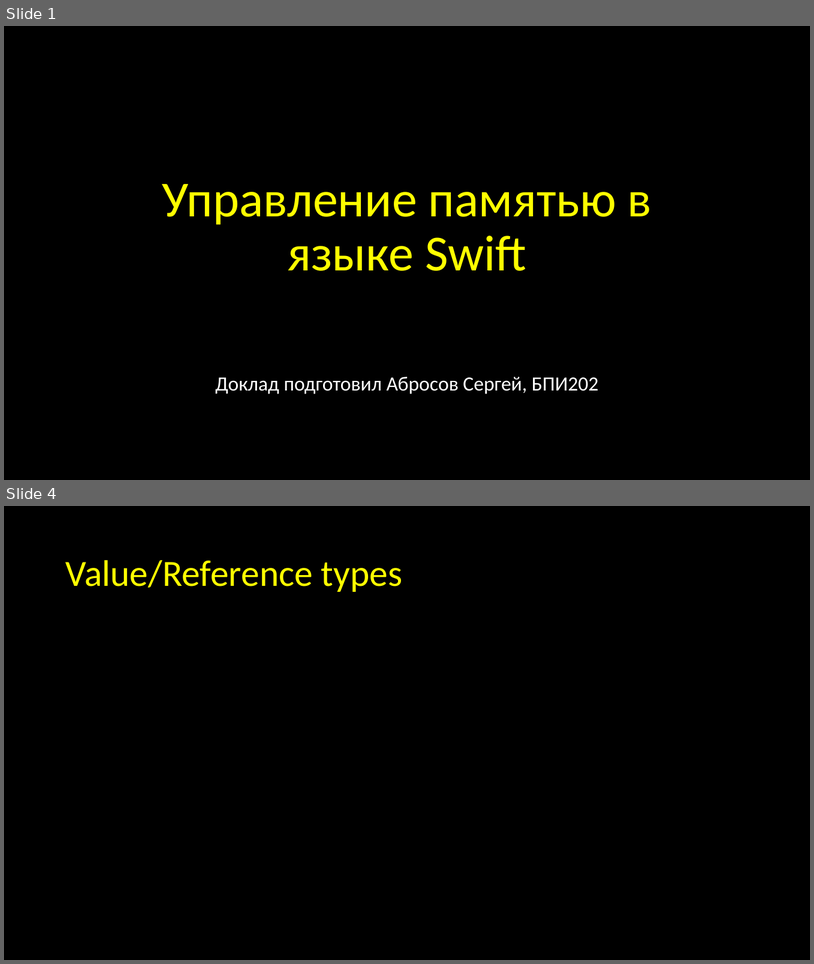
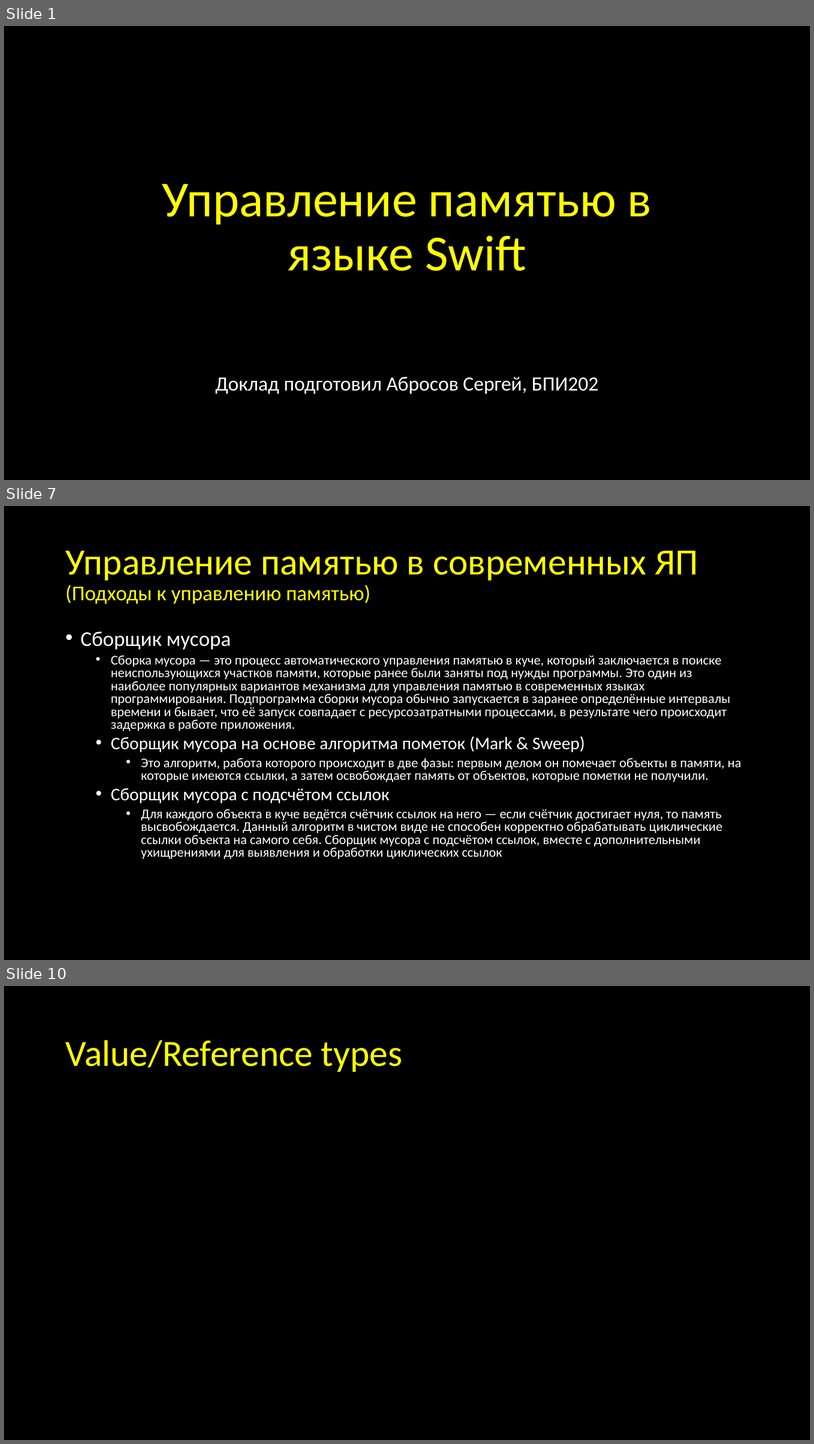
Before and after one commit to abrosov-sergey/HSE-iOS-KpV-2nd, a slide deck: 1st-presentation/Abrosov-1st-presentation.pptx. Shown one above the other, each under a label of ours: slides 1 and 4 before the commit, slides 1, 7 and 10 after it; the slides between them are not shown. The pictures are 814x964 and 814x1444 pixels, drawn with LibreOffice and Linux fonts; fonts in the diff are those of the drawing. Boxes give left, top, right and bottom in pixels: in the first picture for what was removed or moved away, otherwise in the second. Text is boxed around its words. In the diff, an @@ line names an element or a change of style, - is before the commit and + after.

```diff
--- a/1st-presentation/Abrosov-1st-presentation.pptx
+++ b/1st-presentation/Abrosov-1st-presentation.pptx
@@ slide 7 added at bbox=[4, 506, 810, 960], background #000000 @@
@@ title added at bbox=[65, 550, 698, 604], 44 pt, text #FFFF00 @@
+Управление памятью в современных ЯП
+(Подходы к управлению памятью)
@@ text added at bbox=[81, 631, 742, 859], 16 pt, text #FFFFFF @@
+• Сборщик мусора
+  • Сборка мусора — это процесс автоматического управления памятью в куче, который заключается в поиске неиспользующихся участков памяти, которые ранее были заняты под нужды программы. Это один из наиболее популярных вариантов механизма для управления памятью в современных языках программирования. Подпрограмма сборки мусора обычно запускается в заранее определённые интервалы времени и бывает, что её запуск совпадает с ресурсозатратными процессами, в результате чего происходит задержка в работе приложения.
+  • Сборщик мусора на основе алгоритма пометок (Mark & Sweep)
+    • Это алгоритм, работа которого происходит в две фазы: первым делом он помечает объекты в памяти, на которые имеются ссылки, а затем освобождает память от объектов, которые пометки не получили.
+  • Сборщик мусора с подсчётом ссылок
+    • Для каждого объекта в куче ведётся счётчик ссылок на него — если счётчик достигает нуля, то память высвобождается. Данный алгоритм в чистом виде не способен корректно обрабатывать циклические ссылки объекта на самого себя. Сборщик мусора с подсчётом ссылок, вместе с дополнительными ухищрениями для выявления и обработки циклических ссылок
@@ what was slide 4 is now slide 10 @@
```
Also in this commit, not shown: 2 slides changed, 7 other slides added.
